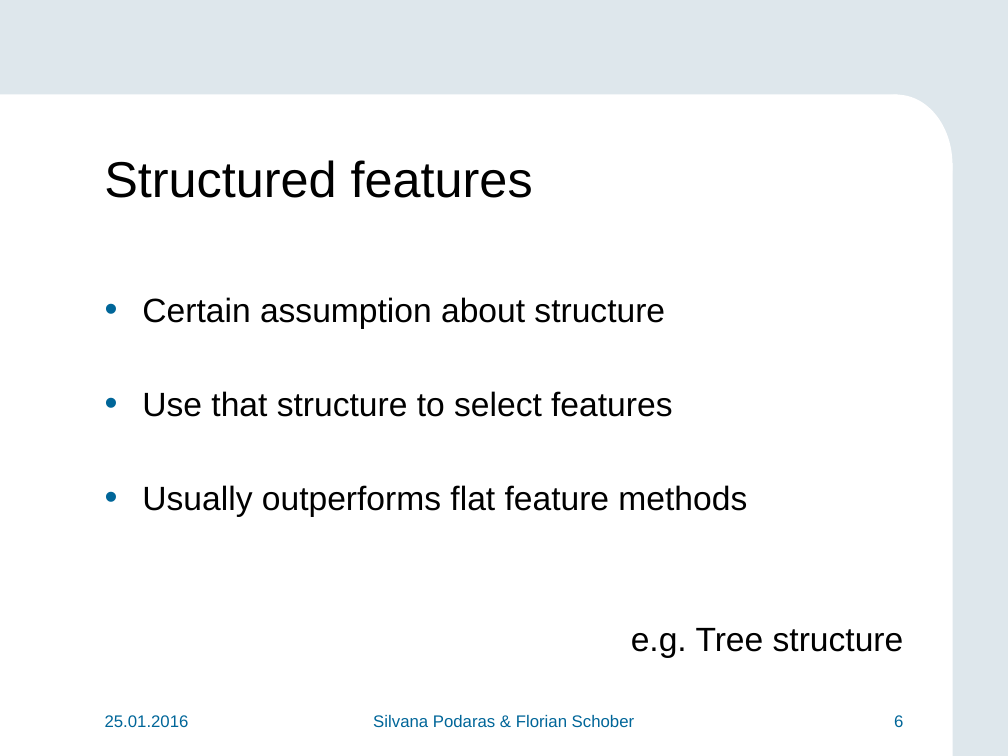
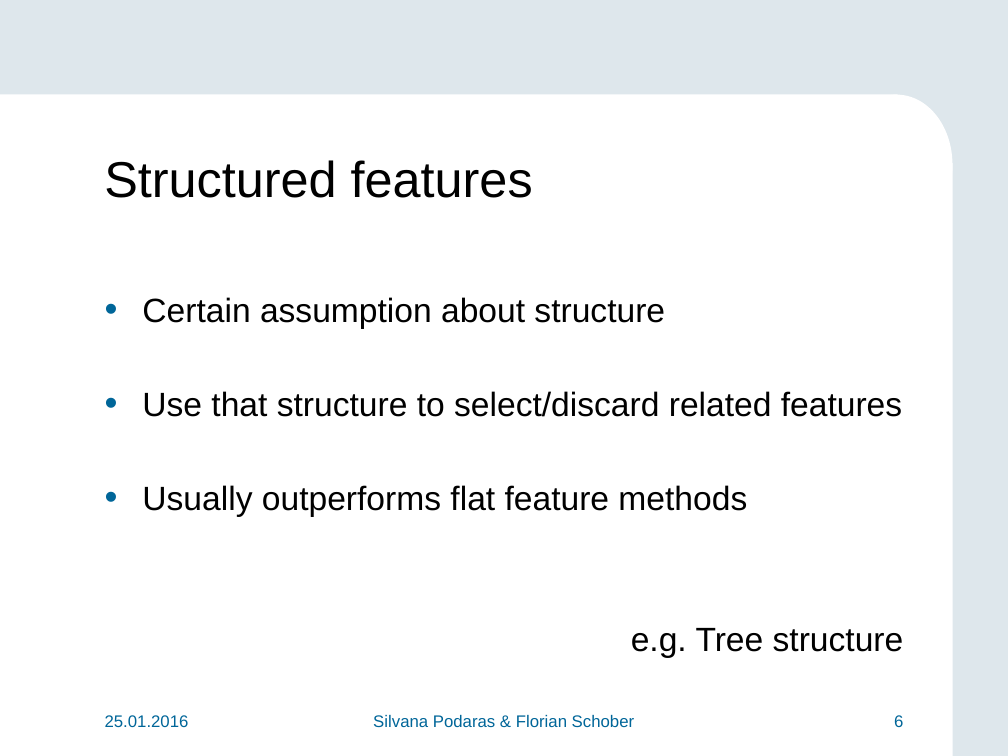
Before and after one commit to teretrus/VisSeminar, a slide deck: slide 6 of presentation/Flo.pptx. Drawn at 1008x756 pixels with LibreOffice and Linux fonts; fonts in the diff are those of the drawing; background and template pictures are left out. Boxes give left, top, right and bottom in pixels: in the first picture for what was removed or moved away, otherwise in the second. Text is boxed around its words. In the diff, an @@ line names an element or a change of style, - is before the commit and + after.

```diff
--- a/presentation/Flo.pptx
+++ b/presentation/Flo.pptx
@@ text at bbox=[142, 391, 902, 417]: text changed @@
-• Use that structure to select features
+• Use that structure to select/discard related features
```
Also in this commit, not shown: 3 other slides changed, 1 slide removed.
